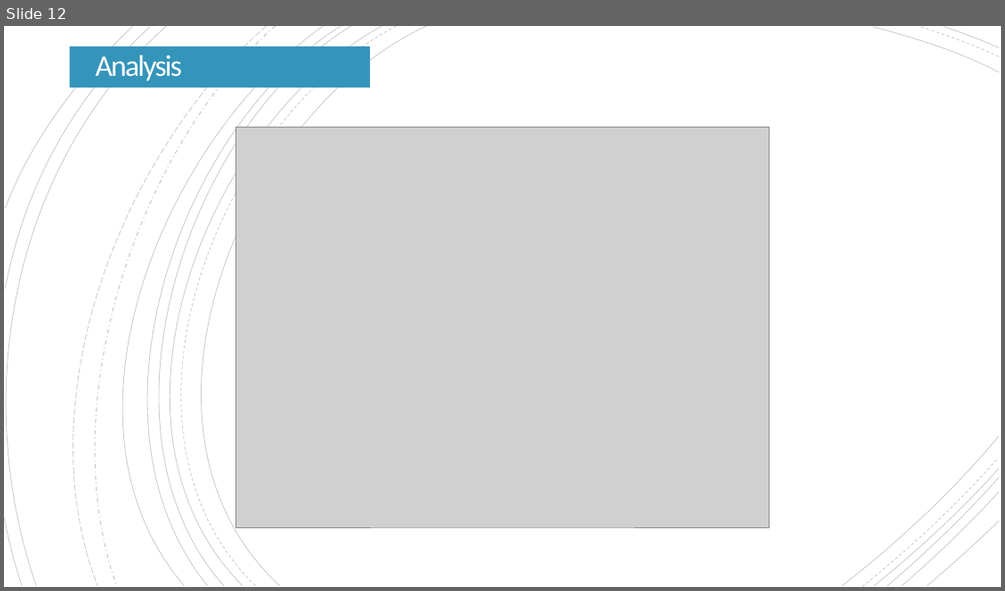
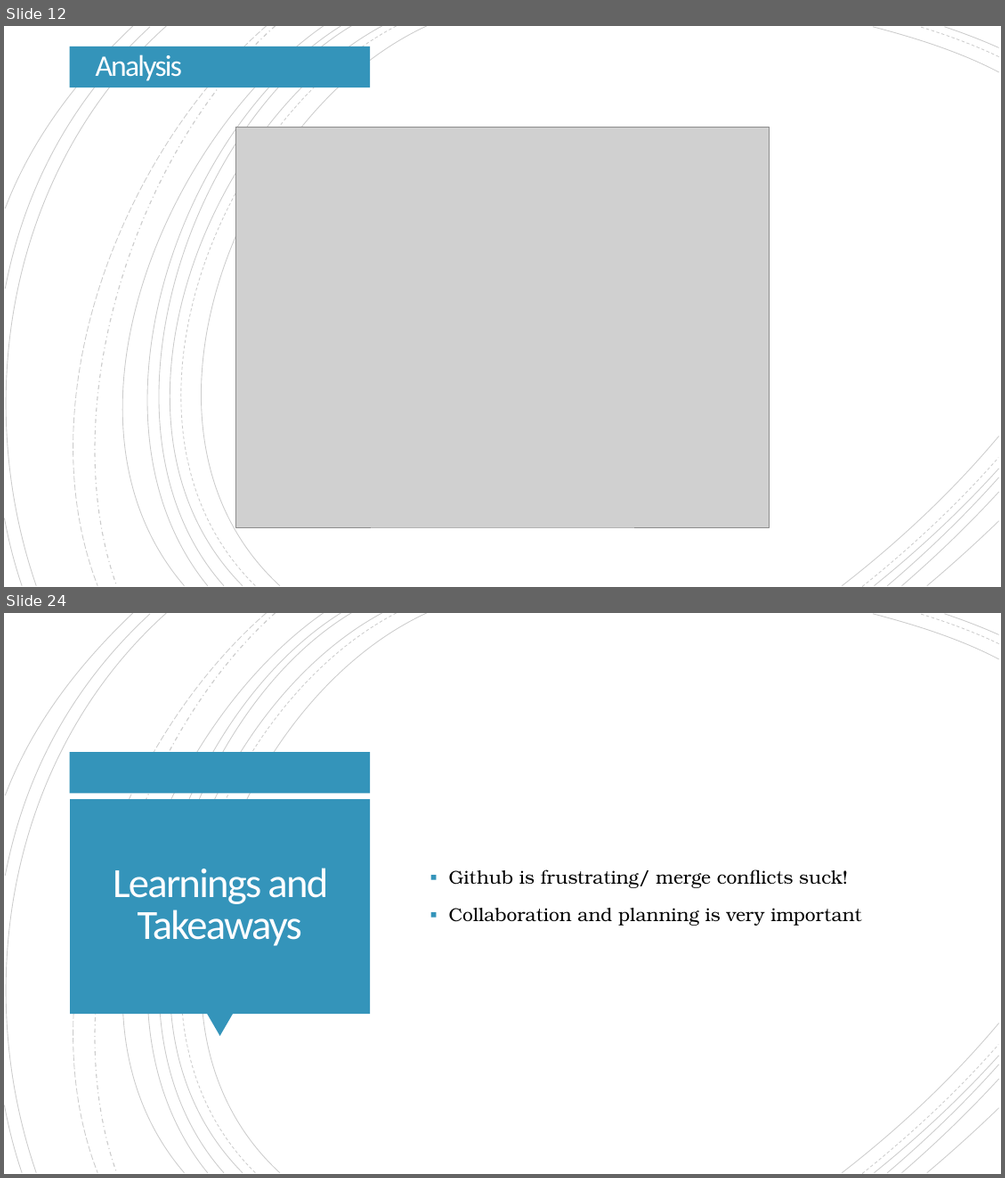
Before and after one commit to Cadeem-M/Project-1-Unemployment, a slide deck: Unemployment Analysis Presentation - Group 2.pptx. Shown one above the other, each under a label of ours: slide 12 before the commit, slides 12 and 24 after it; the slides between them are not shown. The pictures are 1005x591 and 1005x1178 pixels, drawn with LibreOffice and Linux fonts; fonts in the diff are those of the drawing; grey boxes stand for pictures. Boxes give left, top, right and bottom in pixels: in the first picture for what was removed or moved away, otherwise in the second. Text is boxed around its words. In the diff, an @@ line names an element or a change of style, - is before the commit and + after.

```diff
--- a/Unemployment Analysis Presentation - Group 2.pptx
+++ b/Unemployment Analysis Presentation - Group 2.pptx
@@ slide 24 added at [4, 613, 1001, 1174], background #FFFFFF; not listed: 21 template elements that a slide beside it also shows @@
@@ rectangle added at [70, 752, 371, 793], fill #3494BA @@
@@ rectangle added at [70, 799, 370, 1013], fill #3494BA @@
@@ title added at [113, 868, 328, 946], 40 pt, text #FFFEFF @@
+Learnings and Takeaways
@@ text added at [449, 869, 861, 925], 18 pt, text #000000 @@
+▪ Github is frustrating/ merge conflicts suck!
+▪ Collaboration and planning is very important
@@ triangle added at [207, 1013, 233, 1037], fill #3494BA @@
```
Also in this commit, not shown: 2 slides changed, 10 other slides added, 1 slide removed, 14 other files.
